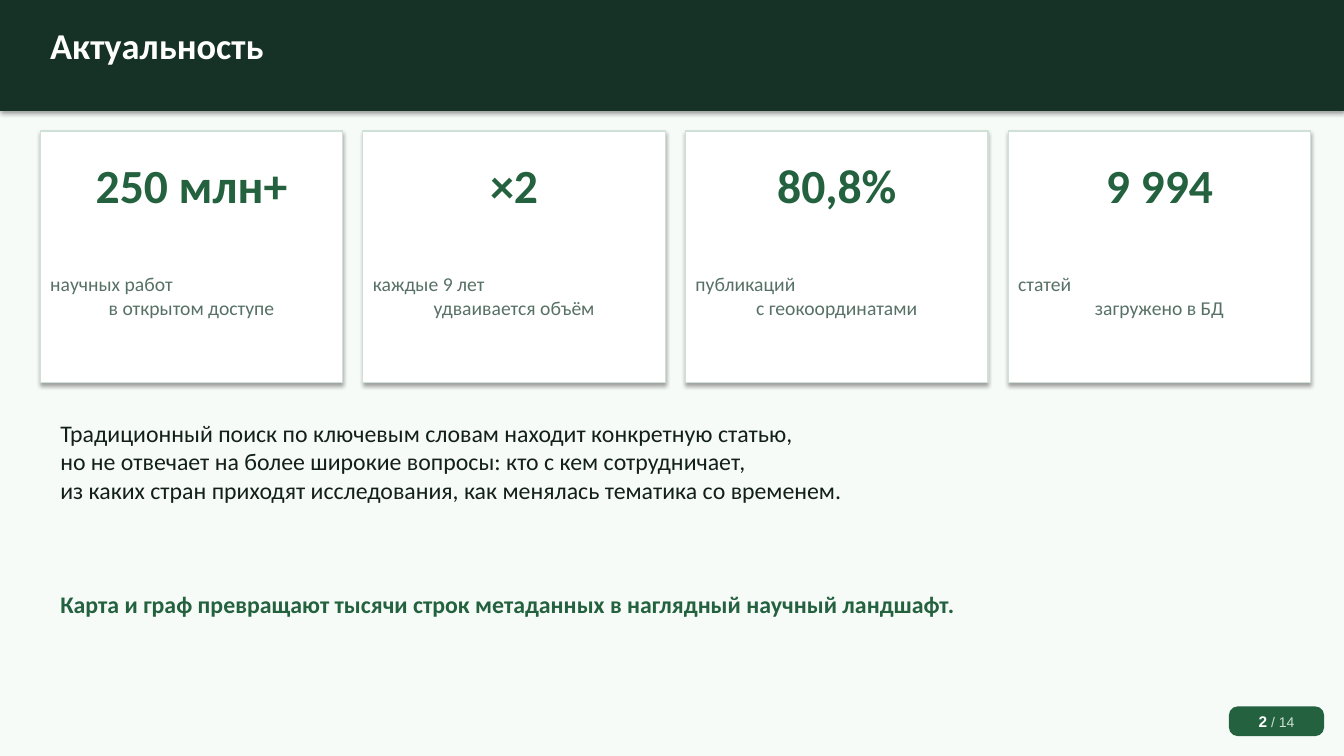
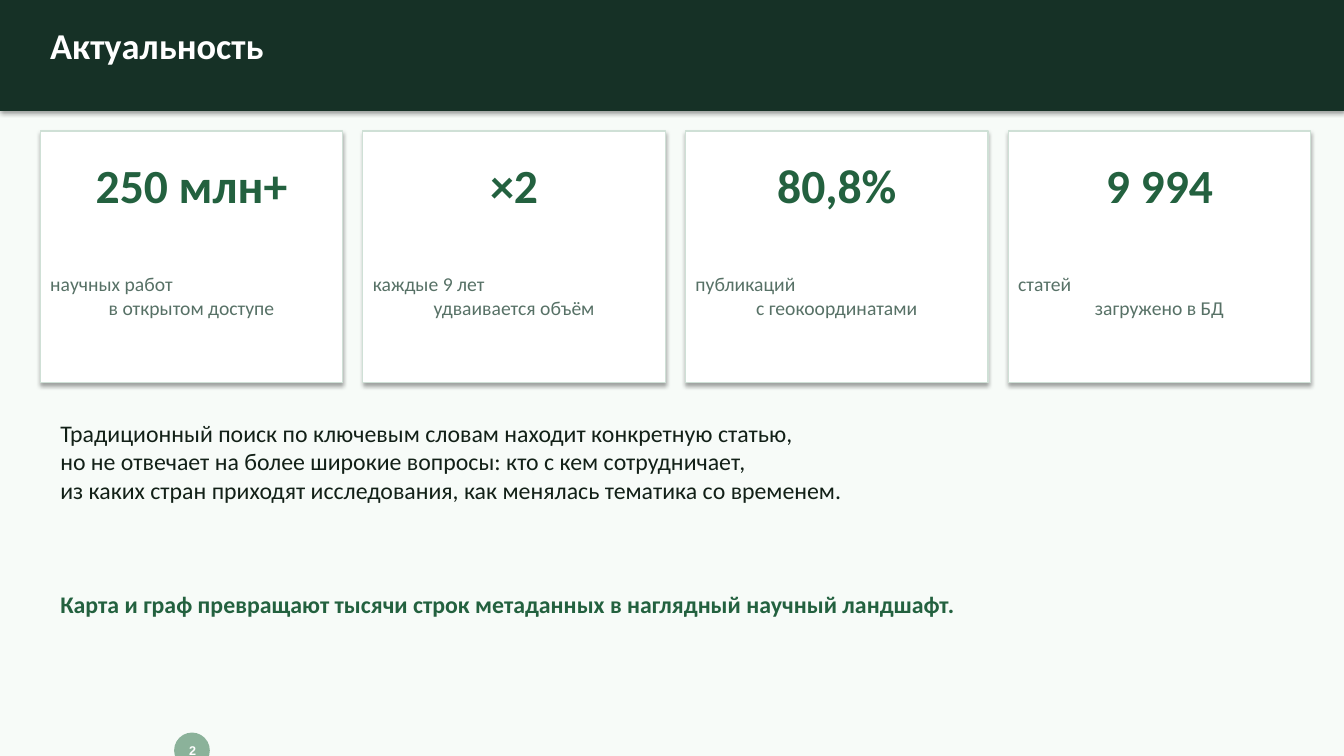
Before and after one commit to surnova2703/muiv3year, a slide deck: slide 2 of docs/Визуализация науки на основе метаданных публикаций и журналов.pptx. Drawn at 1344x756 pixels with LibreOffice and Linux fonts; fonts in the diff are those of the drawing. Boxes give left, top, right and bottom in pixels: in the first picture for what was removed or moved away, otherwise in the second. Text is boxed around its words. In the diff, an @@ line names an element or a change of style, - is before the commit and + after.

```diff
--- a/docs/Визуализация науки на основе метаданных публикаций и журналов.pptx
+++ b/docs/Визуализация науки на основе метаданных публикаций и журналов.pptx
@@ rounded rectangle removed at (1229,707,1324,737) @@
-2 / 14
@@ ellipse added at (174,733,210,756), 9 pt, text #FFFFFF, bold @@
+2
```
Also in this commit, not shown: 12 other slides changed.
